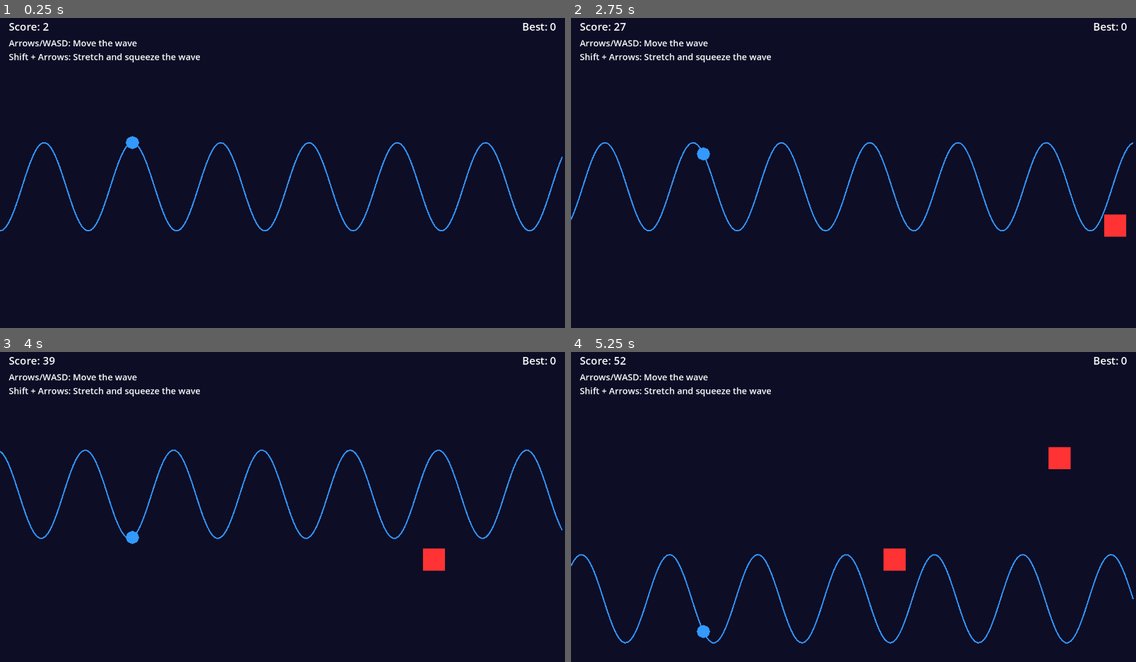
Above: before the commit, frames 1-4 (two rows, left to right).
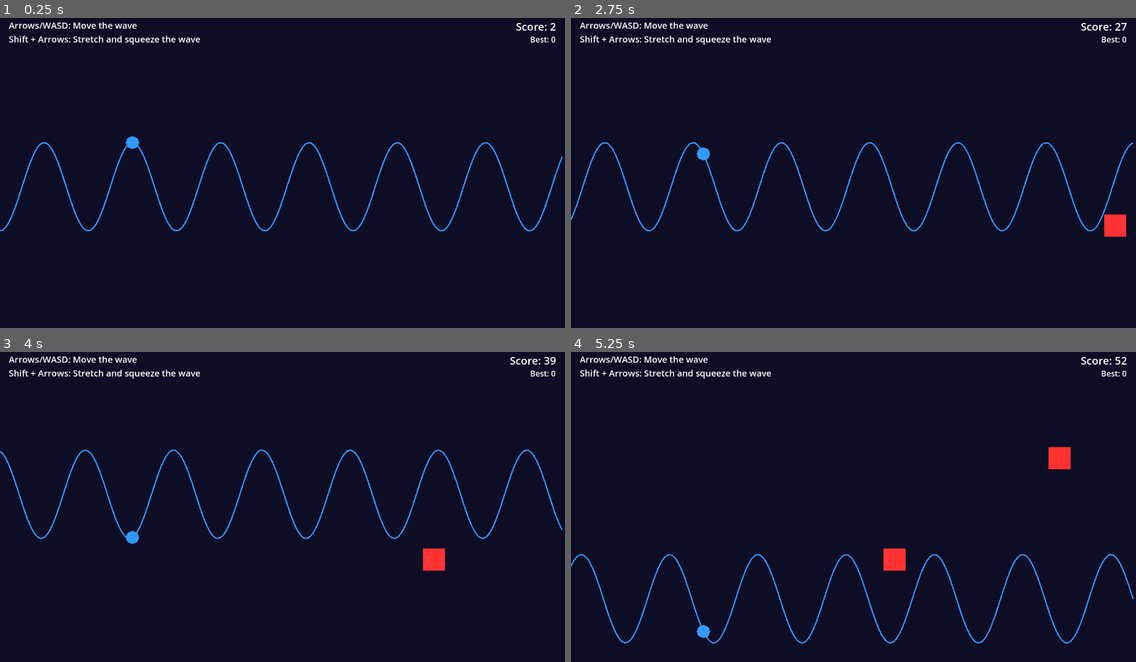
Above: after the commit, the same moments.

Repository: willist/sine-game
Game: Godot game, scene res://main.tscn
The game is run twice, just before and just after one commit, with the same random seed, the same clock (stepped at 60 frames per second) and the same inputs.
Inputs:
- Up to frame 1 (0.25 s): no input
- Up to frame 2 (2.75 s): hold W (move_up) 0.53-1.28 s; hold A (decrease_wavelength) 0.53-1.28 s; hold S (move_down) 1.28-2.03 s; tap D (increase_wavelength) at 1.35 s; hold W (move_up) from 2.03 s (still down); hold Shift from 2.03 s (still down)
- Up to frame 3 (4 s): release Shift at 2.78 s; tap A (decrease_wavelength) at 2.85 s; release W (move_up) at 3.53 s; hold S (move_down) from 3.53 s (still down); hold D (increase_wavelength) from 3.53 s (still down)
- Up to frame 4 (5.25 s): keep holding S (move_down); release D (increase_wavelength) at 4.28 s; tap Shift at 4.35 s; hold A (decrease_wavelength) from 5.03 s (still down)

The runs differ from the first frame. In frame 1, 1.3% of the frame differs, in the area x 1-99%, y 1-15%; in frame 2, 1.3%; in frame 3, 1.3%; in frame 4, 1.3%.

Commit message:
feat: improve pause overlay UI layout
Move score display to top right above best score. Reduce best score font
size to 18pt. Reorder UI elements so pause overlay doesn't cover
instructions or scores.

Diff:
--- a/main.tscn
+++ b/main.tscn
@@ -26,36 +26,6 @@
 
 [node name="UI" type="CanvasLayer" parent="."]
 
-[node name="ScoreLabel" type="Label" parent="UI"]
-offset_left = 20.0
-offset_top = 20.0
-offset_right = 200.0
-offset_bottom = 60.0
-theme_override_font_sizes/font_size = 24
-text = "Score: 0"
-
-[node name="HighScoreLabel" type="Label" parent="UI"]
-anchors_preset = 1
-anchor_left = 1.0
-anchor_right = 1.0
-offset_left = -220.0
-offset_top = 20.0
-offset_right = -20.0
-offset_bottom = 60.0
-grow_horizontal = 0
-theme_override_font_sizes/font_size = 24
-text = "Best: 0"
-horizontal_alignment = 2
-
-[node name="InfoLabel" type="Label" parent="UI"]
-offset_left = 20.0
-offset_top = 60.0
-offset_right = 500.0
-offset_bottom = 180.0
-theme_override_font_sizes/font_size = 20
-text = "Arrows/WASD: Move the wave
-Shift + Arrows: Stretch and squeeze the wave"
-
 [node name="PauseOverlay" type="ColorRect" parent="UI"]
 process_mode = 3
 anchors_preset = 15
@@ -82,4 +52,39 @@
 horizontal_alignment = 1
 vertical_alignment = 1
 
+[node name="ScoreLabel" type="Label" parent="UI"]
+anchors_preset = 1
+anchor_left = 1.0
+anchor_right = 1.0
+offset_left = -220.0
+offset_top = 20.0
+offset_right = -20.0
+offset_bottom = 54.0
+grow_horizontal = 0
+theme_override_font_sizes/font_size = 24
+text = "Score: 0"
+horizontal_alignment = 2
+
+[node name="HighScoreLabel" type="Label" parent="UI"]
+anchors_preset = 1
+anchor_left = 1.0
+anchor_right = 1.0
+offset_left = -220.0
+offset_top = 53.0
+offset_right = -20.0
+offset_bottom = 79.0
+grow_horizontal = 0
+theme_override_font_sizes/font_size = 18
+text = "Best: 0"
+horizontal_alignment = 2
+
+[node name="InfoLabel" type="Label" parent="UI"]
+offset_left = 20.0
+offset_top = 20.0
+offset_right = 500.0
+offset_bottom = 91.0
+theme_override_font_sizes/font_size = 20
+text = "Arrows/WASD: Move the wave
+Shift + Arrows: Stretch and squeeze the wave"
+
 [connection signal="timeout" from="ObstacleTimer" to="." method="_on_obstacle_timer_timeout"]
